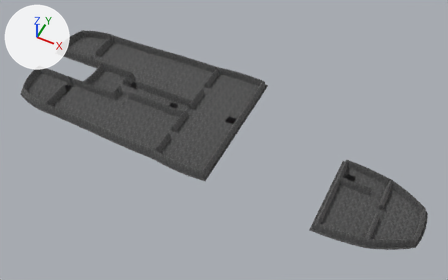
The glTF model cpp-version/assets/ships/ship1/levels3d/level_1/level_1.gltf: old version first, new version second.
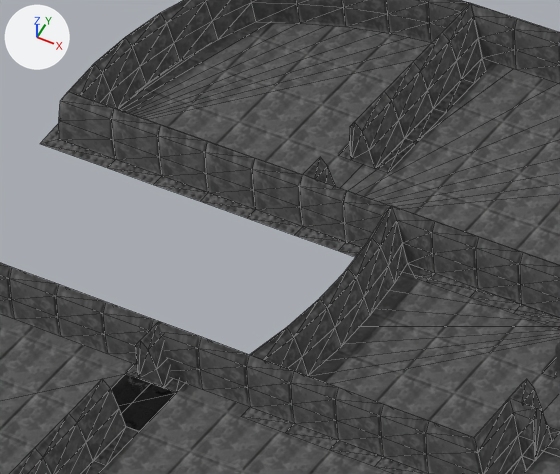
The first picture shows the older version from a 50 mm camera at (74.5, -56.8, 84.0) aimed at (40.3, 11.5, -1.3). The close-ups show the older and then the newer version on the part from 11% to 28% of the width and 12% to 35% of the height of that picture. Only the edits that show in the close-ups are written down. Arrows for +X, +Y and +Z are at upper left; the lights stay in place. The close-ups show mesh edges as thin lines. Vertices at exactly the same position are counted once.
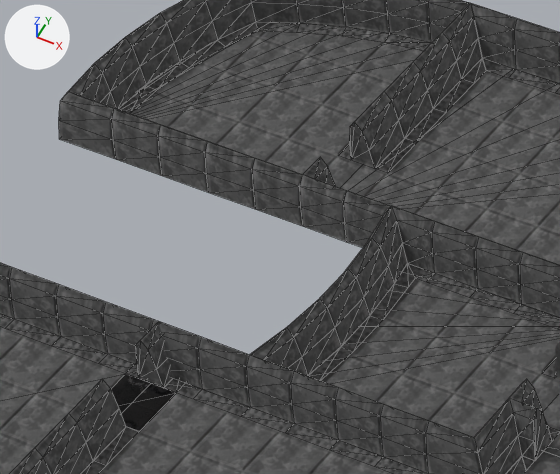
Changed parts and their boxes (x1, y1, x2, y2) in the close-ups (560 x 474 px; the box of a moved part takes in the faces that stretch with it):
'Mesh_36', reshaped (not visible afterwards)
    before: (41, 139, 303, 235)
'Mesh_38', reshaped (not visible afterwards)
    before: (295, 226, 363, 257)
part 1 of me_mesh_36, moved or reshaped (not visible afterwards)
    before: (248, 209, 301, 226)
part 2 of me_mesh_36, moved or reshaped (not visible afterwards)
    before: (248, 218, 303, 235)
part 3 of me_mesh_36, moved or reshaped (not visible afterwards)
    before: (108, 159, 256, 218)
part 4 of me_mesh_36, moved or reshaped (not visible afterwards)
    before: (41, 139, 116, 168)
'Mesh_42', unchanged, uncovered by the edit
    after: (0, 314, 250, 417)
'Mesh_40', unchanged, uncovered by the edit
    after: (308, 264, 415, 381)
'Mesh_34', unchanged, uncovered by the edit
    before: (40, 123, 59, 144)
    after: (119, 22, 258, 113)
'Mesh_32', unchanged, uncovered by the edit
    after: (256, 22, 431, 51)

The change, as a diff of the scene's bpy script:
```diff
--- a/cpp-version/assets/ships/ship1/levels3d/level_1/level_1.gltf.py
+++ b/cpp-version/assets/ships/ship1/levels3d/level_1/level_1.gltf.py
@@ me_mesh_36 @@
 # used by ob_mesh_36; location = (0.0, 0.0, 0.0)
-me_mesh_36.from_pydata(...)  # 12 vertices, 10 faces; spans x -1.12..7.32, y 16.26..16.66, z 0.03
+me_mesh_36.from_pydata(...)  # 12 vertices, 10 faces; spans x -0.05..6.91, y 17.48..17.88, z 0.03
+# me_mesh_36 part 1: the 1 vertex in x 7.32, y 16.66, z 0.03 is moved by (-0.81, 1.22, 0.0)
+# me_mesh_36 part 2: the 1 vertex in x 7.32, y 16.26, z 0.03 is moved by (-0.41, 1.22, 0.0)
+# me_mesh_36 part 3: all 8 vertices in x 1.14..5.77, y 16.26..16.66, z 0.03 are moved by (0.0, 1.22, 0.0)
+# me_mesh_36 part 4: all 2 vertices in x -1.12..-0.77, y 16.26..16.66, z 0.03 are moved by (1.08, 1.22, 0.0)
 me_mesh_36.materials.append(mat_material_1)
@@ me_mesh_38 @@
 # used by ob_mesh_38; location = (0.0, 0.0, 0.0)
-me_mesh_38.from_pydata(...)  # 6 vertices, 4 faces; spans x 7.32..9.84, y 16.26..16.66, z 0.03
-me_mesh_38.vertices[0].co = (7.32, 16.26, 0.03)  # pixel (294, 235)
-me_mesh_38.vertices[1].co = (7.32, 16.66, 0.03)  # pixel (303, 226)
-me_mesh_38.vertices[2].co = (8.74, 16.26, 0.03)  # pixel (338, 250)
-me_mesh_38.vertices[3].co = (8.74, 16.66, 0.03)  # pixel (346, 241)
-me_mesh_38.vertices[4].co = (9.53, 16.26, 0.03)
-me_mesh_38.vertices[5].co = (9.84, 16.66, 0.03)
+me_mesh_38.from_pydata(...)  # 6 vertices, 4 faces; spans x 7.72..10.16, y 17.48..17.88, z 0.03
+# me_mesh_38 part 5
+me_mesh_38.vertices[0].co = (7.72, 17.48, 0.03)
+me_mesh_38.vertices[1].co = (8.13, 17.88, 0.03)
+me_mesh_38.vertices[2].co = (8.74, 17.48, 0.03)
+me_mesh_38.vertices[3].co = (8.74, 17.88, 0.03)
+me_mesh_38.vertices[4].co = (10.16, 17.48, 0.03)
+me_mesh_38.vertices[5].co = (10.16, 17.88, 0.03)
 me_mesh_38.materials.append(mat_material_1)
```
